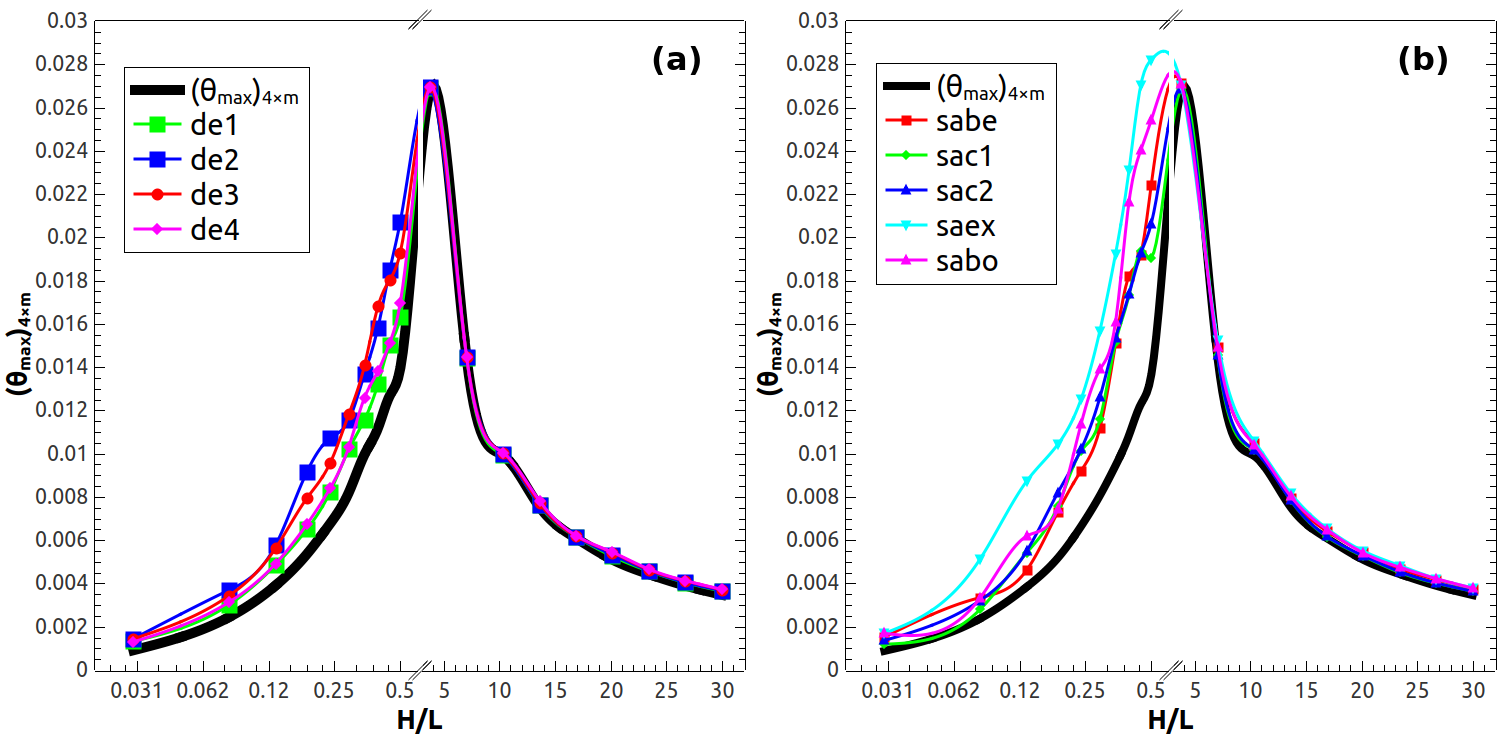
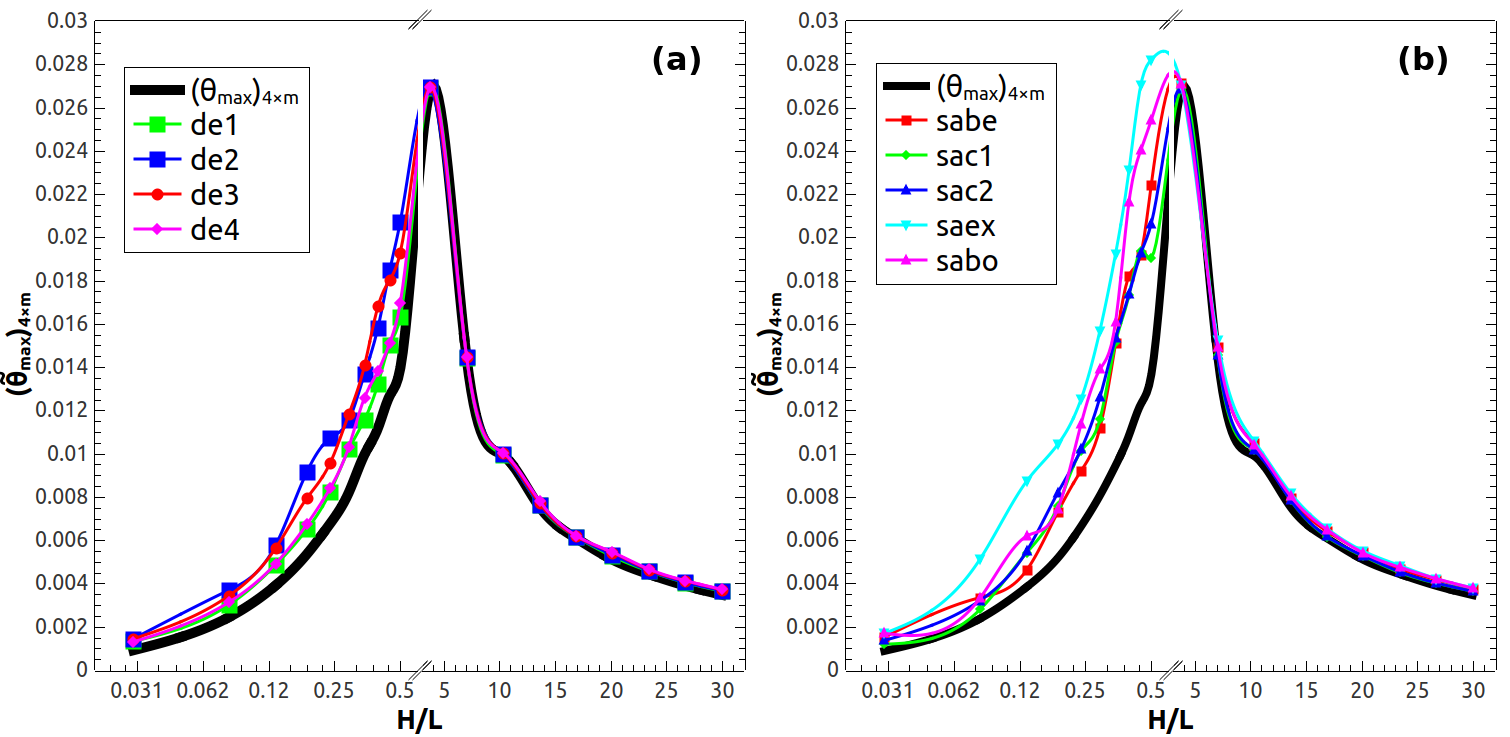
Before/after of a w=1510, h=737 layered artwork. What changed in the layer stack:
added layer "t" above "ã" over left=751, top=372, right=756, bottom=386
added layer "ã" above "b" over left=0, top=371, right=5, bottom=385
